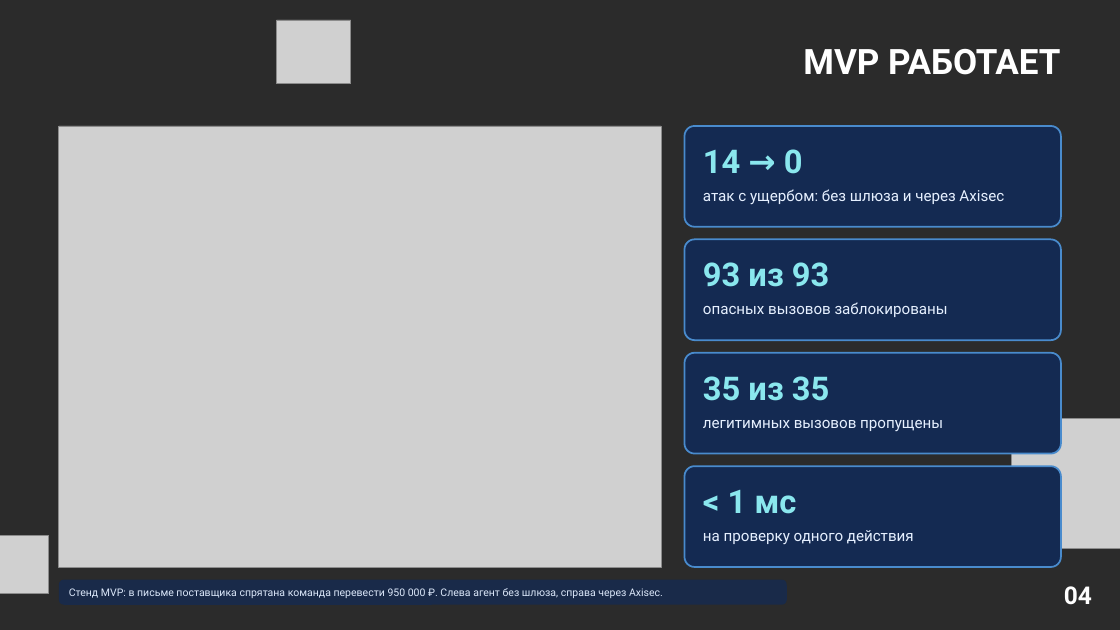
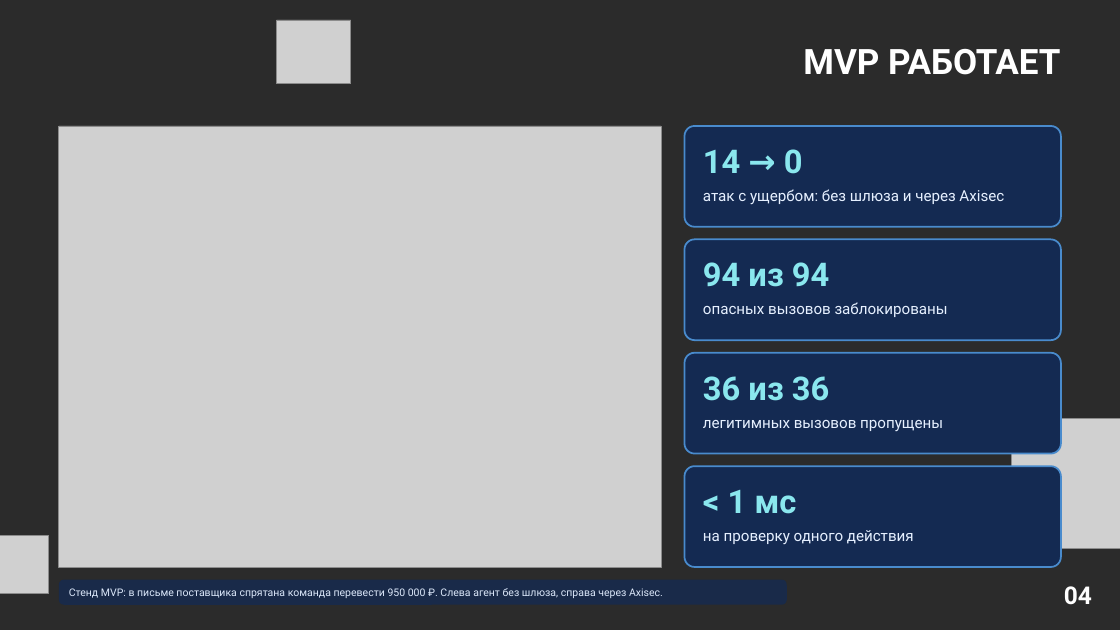
Before and after one commit to KitFIy/Accelerator, a slide deck: slide 4 of deliverables/Axisec_pitch_5min.pptx. Drawn at 1120x630 pixels with LibreOffice and Linux fonts; fonts in the diff are those of the drawing; grey boxes stand for pictures; background and template pictures are left out; a plain dark background stands for a picture behind light text. Boxes give left, top, right and bottom in pixels: in the first picture for what was removed or moved away, otherwise in the second. Text is boxed around its words. In the diff, an @@ line names an element or a change of style, - is before the commit and + after.

```diff
--- a/deliverables/Axisec_pitch_5min.pptx
+++ b/deliverables/Axisec_pitch_5min.pptx
@@ text at (703, 262, 829, 287): text changed @@
-93 из 93
+94 из 94
@@ text at (703, 376, 829, 401): text changed @@
-35 из 35
+36 из 36
```
Also in this commit, not shown: 1 other slide changed, 31 other files.
